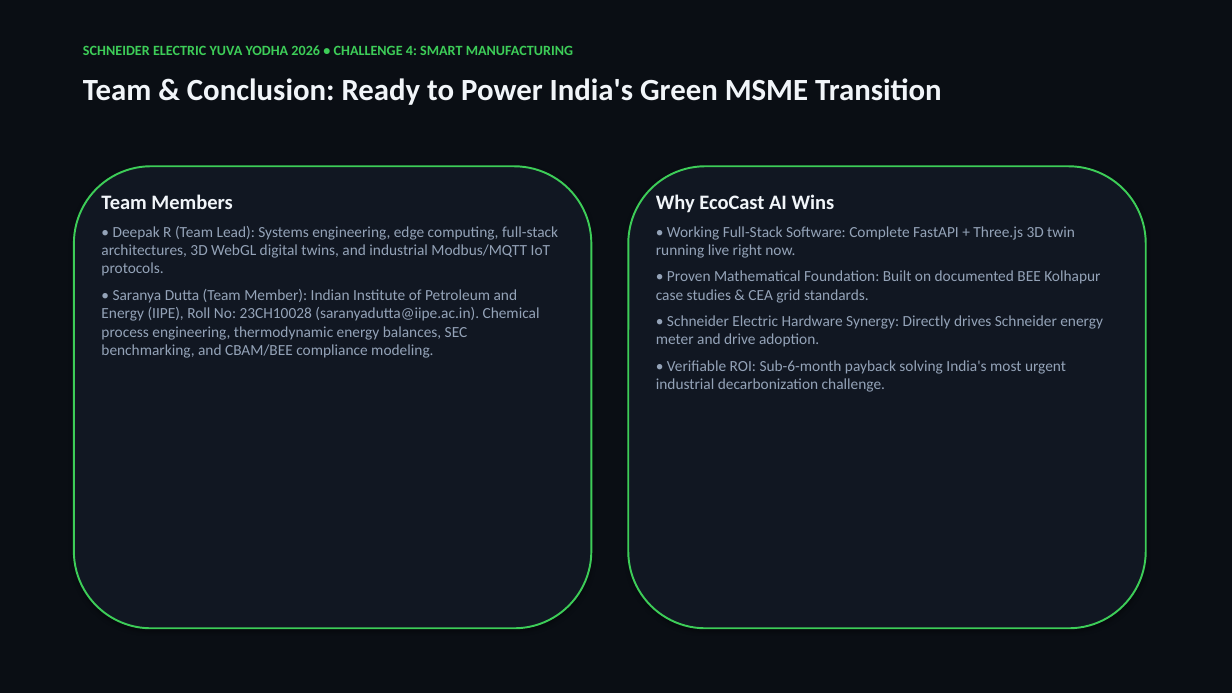
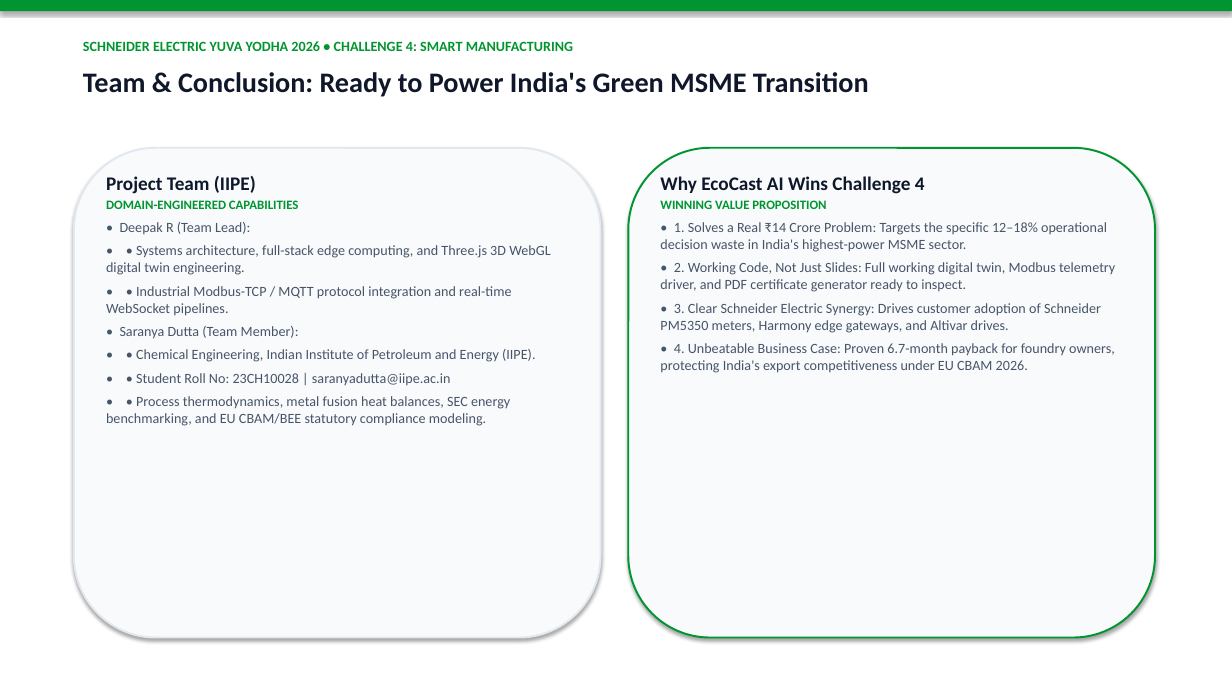
Before and after one commit to Arkz-Deepak/yuva-yodha-hackathon, a slide deck: slide 12 of docs/EcoCast_AI_Yuva_Yodha_Presentation.pptx. Drawn at 1232x693 pixels with LibreOffice and Linux fonts; fonts in the diff are those of the drawing. Boxes give left, top, right and bottom in pixels: in the first picture for what was removed or moved away, otherwise in the second. Text is boxed around its words. In the diff, an @@ line names an element or a change of style, - is before the commit and + after.

Commit message:
feat(presentation): white theme pitch deck with visual flowcharts, diagrams, and beginner analogies

```diff
--- a/docs/EcoCast_AI_Yuva_Yodha_Presentation.pptx
+++ b/docs/EcoCast_AI_Yuva_Yodha_Presentation.pptx
@@ background #0A0E14 to #FFFFFF @@
@@ rectangle added at bbox=[0, 0, 1232, 11], fill #009530 @@
@@ text "SCHNEIDER ELECTRIC YUVA YODHA 2026 ..." at bbox=[83, 41, 573, 51]: text colour #3DCD58 to #009530 @@
@@ text "Team & Conclusion: Ready to ..." at bbox=[83, 72, 869, 97]: size 24 to 22 pt, text colour #F1F5F9 to #0F172A @@
@@ rounded rectangle: place and size @@
-rounded rectangle at bbox=[74, 166, 592, 628]
+rounded rectangle at bbox=[74, 148, 601, 638]
@@ rounded rectangle at bbox=[74, 148, 601, 638]: fill #111722 to #F8FAFC; outline #3DCD58 1.5 pt to #E2E8F0 1.5 pt @@
@@ rounded rectangle: place and size @@
-rounded rectangle at bbox=[628, 166, 1146, 628]
+rounded rectangle at bbox=[628, 148, 1155, 638]
@@ rounded rectangle at bbox=[628, 148, 1155, 638]: fill #111722 to #F8FAFC; outline #3DCD58 1.5 pt to #009530 1.5 pt @@
@@ text at bbox=[106, 176, 550, 426]: text changed; size 12 to 11 pt; text colour #94A3B8 to #475569 @@
-Team Members
-• Deepak R (Team Lead): Systems engineering, edge computing, full-stack architectures, 3D WebGL digital twins, and industrial Modbus/MQTT IoT protocols.
-• Saranya Dutta (Team Member): Indian Institute of Petroleum and Energy (IIPE), Roll No: 23CH10028 (saranyadutta@iipe.ac.in). Chemical process engineering, thermodynamic energy balances, SEC benchmarking, and CBAM/BEE compliance modeling.
+Project Team (IIPE)
+DOMAIN-ENGINEERED CAPABILITIES
+• Deepak R (Team Lead):
+• • Systems architecture, full-stack edge computing, and Three.js 3D WebGL digital twin engineering.
+• • Industrial Modbus-TCP / MQTT protocol integration and real-time WebSocket pipelines.
+• Saranya Dutta (Team Member):
+• • Chemical Engineering, Indian Institute of Petroleum and Energy (IIPE).
+• • Student Roll No: 23CH10028 | saranyadutta@iipe.ac.in
+• • Process thermodynamics, metal fusion heat balances, SEC energy benchmarking, and EU CBAM/BEE statutory compliance modeling.
@@ text at bbox=[660, 176, 1115, 373]: text changed; size 12 to 11 pt; text colour #94A3B8 to #475569 @@
-Why EcoCast AI Wins
-• Working Full-Stack Software: Complete FastAPI + Three.js 3D twin running live right now.
-• Proven Mathematical Foundation: Built on documented BEE Kolhapur case studies & CEA grid standards.
-• Schneider Electric Hardware Synergy: Directly drives Schneider energy meter and drive adoption.
-• Verifiable ROI: Sub-6-month payback solving India's most urgent industrial decarbonization challenge.
+Why EcoCast AI Wins Challenge 4
+WINNING VALUE PROPOSITION
+• 1. Solves a Real ₹14 Crore Problem: Targets the specific 12–18% operational decision waste in India's highest-power MSME sector.
+• 2. Working Code, Not Just Slides: Full working digital twin, Modbus telemetry driver, and PDF certificate generator ready to inspect.
+• 3. Clear Schneider Electric Synergy: Drives customer adoption of Schneider PM5350 meters, Harmony edge gateways, and Altivar drives.
+• 4. Unbeatable Business Case: Proven 6.7-month payback for foundry owners, protecting India's export competitiveness under EU CBAM 2026.
```
Also in this commit, not shown: 3 other slides changed, 8 slides added, 8 slides removed, 9 other files.
